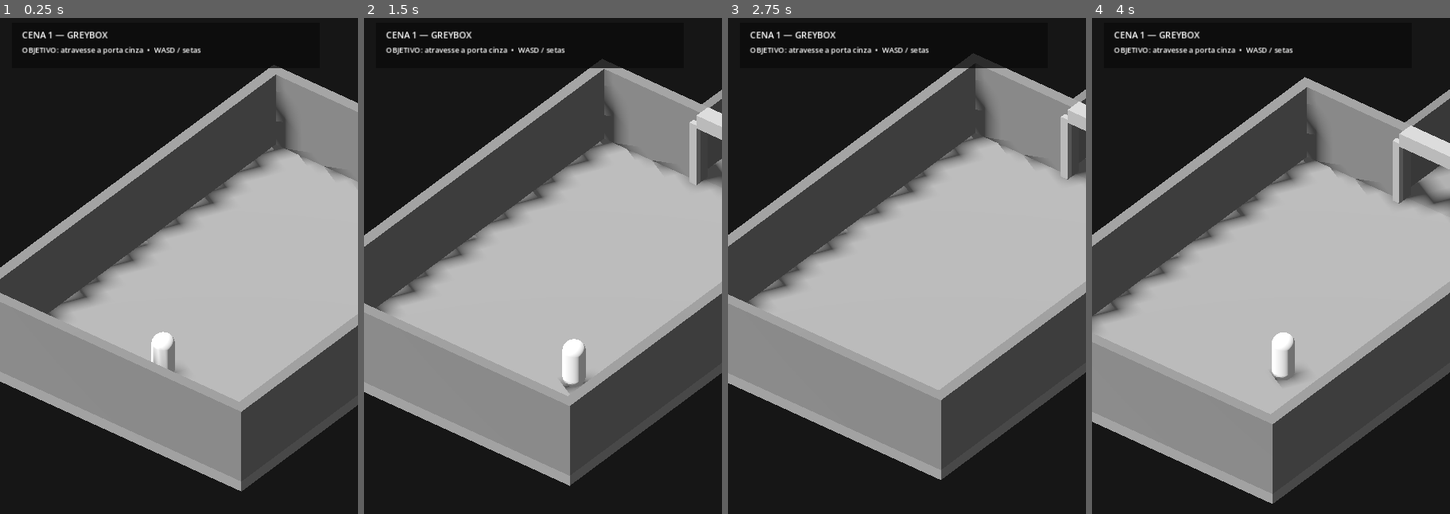
Above: before the commit, frames 1-4 (left to right).
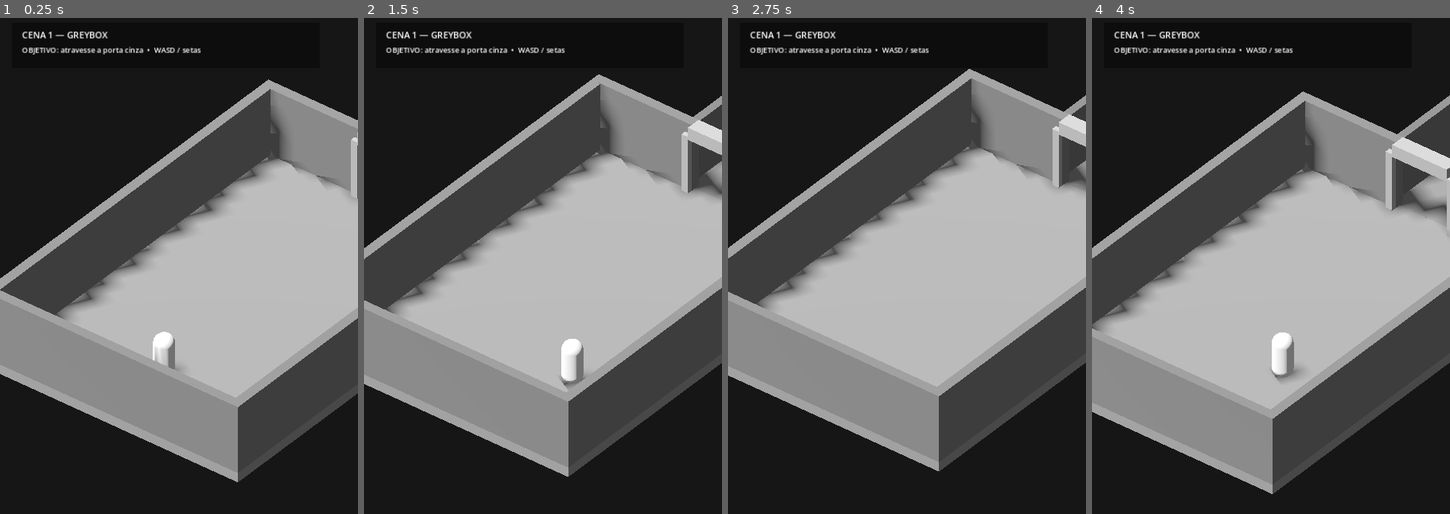
Above: after the commit, the same moments.

Repository: Surgaj/Protocol-Zero
Game: Godot game, scene res://scenes/vertical_slice/scene_01_greybox.tscn
Same seed, same stepped clock (60 frames per second), same inputs: the game is played once before the commit and once after it.
Inputs:
- Up to frame 1 (0.25 s): no input
- Up to frame 2 (1.5 s): hold D (move_right) 0.53-1.28 s; hold S (move_back) from 1.28 s (still down)
- Up to frame 3 (2.75 s): release S (move_back) at 2.03 s; hold D (move_right) from 2.03 s (still down)
- Up to frame 4 (4 s): release D (move_right) at 2.78 s; hold W (move_forward) 2.78-3.53 s; hold A (move_left) from 3.53 s (still down)

The runs differ from the first frame. In frame 1, 11% of the frame differs, in the area x 0-100%, y 9-96%; in frame 2, 12%; in frame 3, 12%; in frame 4, 13%, in the area x 0-100%, y 11-98%.

Commit message:
Lock orthographic camera width for portrait

Diff:
--- a/godot/scripts/vertical_slice/scene_01_greybox.gd
+++ b/godot/scripts/vertical_slice/scene_01_greybox.gd
@@ -114,8 +114,9 @@
 	add_child(camera)
 
 	camera.projection = Camera3D.PROJECTION_ORTHOGONAL
-	# Retrato 9:16: size 26 mantém a largura de 14 m da sala legível.
-	camera.size = 26.0
+	# Em retrato, travamos a largura: a sala tem 14 m e deixamos uma pequena margem.
+	camera.keep_aspect = Camera3D.KEEP_WIDTH
+	camera.size = 15.5
 	camera.global_position = target_player.global_position + Vector3(14.5, 17.5, 18.5)
 	camera.look_at(target_player.global_position + Vector3(0, 0.7, 0), Vector3.UP)
 	camera.current = true
